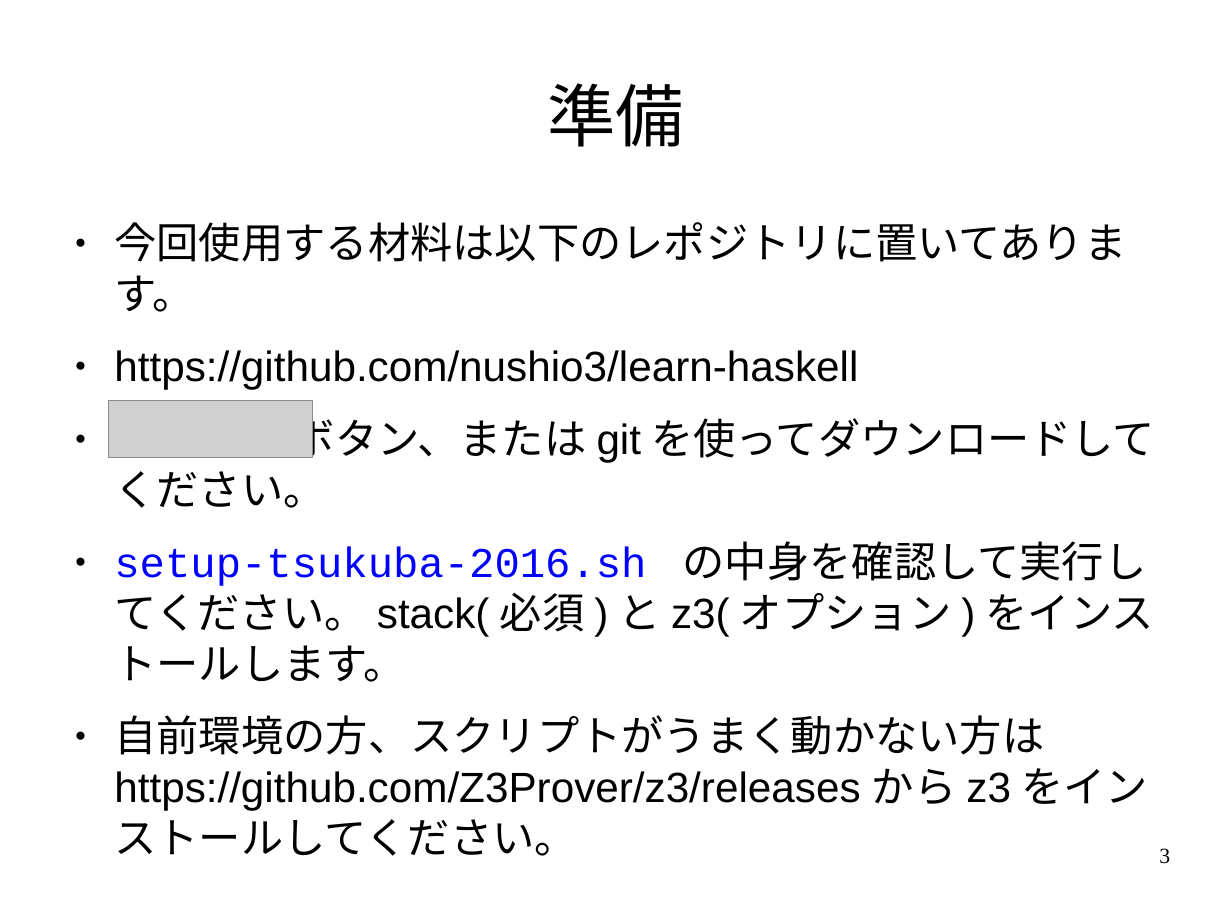
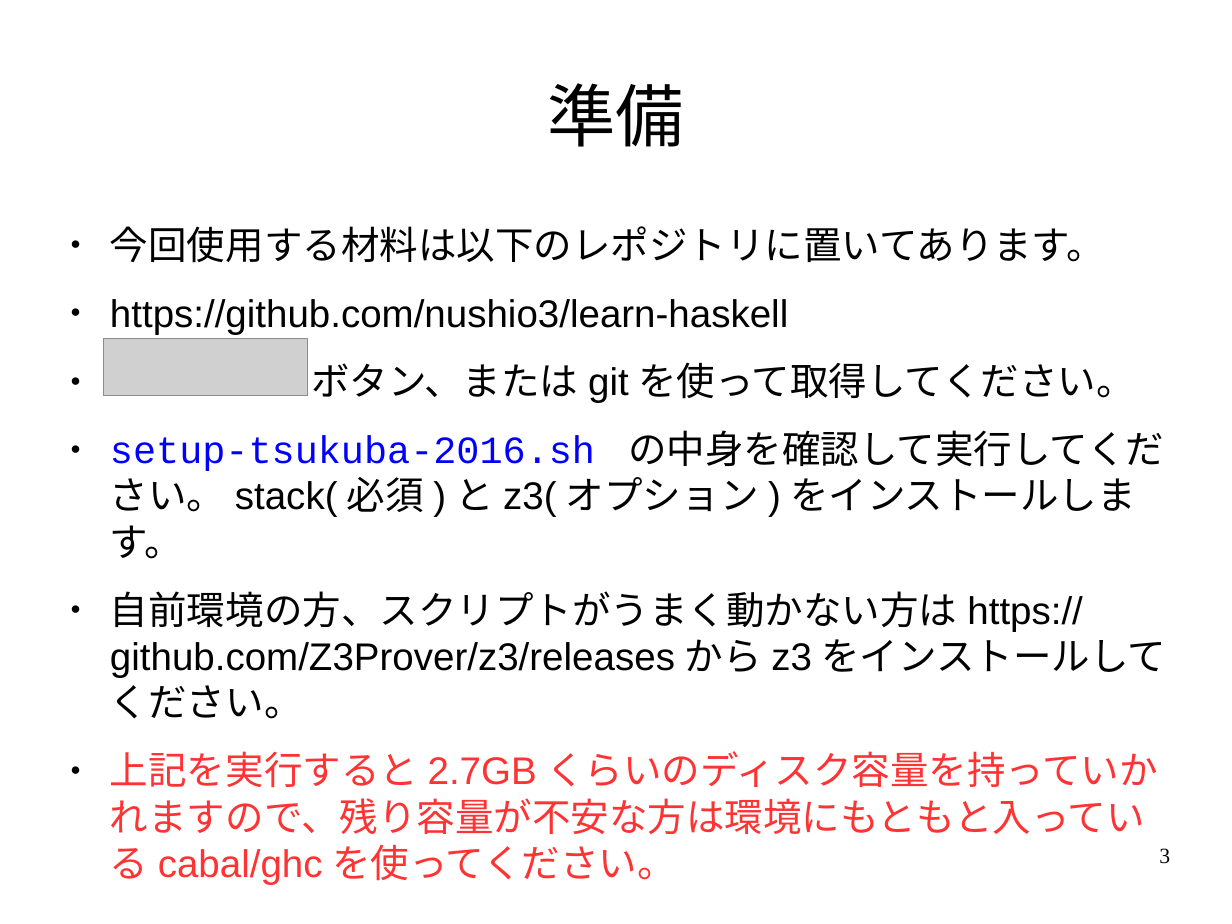
Before and after one commit to nushio3/learn-haskell, a slide deck: slide 3 of Tsukuba-2016.odp. Drawn at 1232x924 pixels with LibreOffice and Linux fonts; fonts in the diff are those of the drawing; grey boxes stand for pictures. Boxes give left, top, right and bottom in pixels: in the first picture for what was removed or moved away, otherwise in the second. Text is boxed around its words. In the diff, an @@ line names an element or a change of style, - is before the commit and + after.

```diff
--- a/Tsukuba-2016.odp
+++ b/Tsukuba-2016.odp
@@ text at (110,226,1164,719): size 27.2 to 24.8 pt in "今回使用する材料は以下のレポジトリに置いてあります。", "https://github.com/nushio3/learn-haskell", "setup-tsukuba-2016.sh の中身を確認して実行してください。stack(必須)とz3(オプション)をイ ...", "自前環境の方、スクリプトがうまく動かない方はhttps://github.com/Z3Prover/z3/release ..." @@
@@ picture: place and size @@
-picture at (108,400,313,457)
+picture at (104,339,309,396)
@@ text at (311,362,1135,399): text changed; size 27.2 to 24.8 pt @@
-● ボタン、またはgitを使ってダウンロードしてください。
+● ボタン、またはgitを使って取得してください。
@@ text at (110,751,1145,881): paragraph added @@
+● 上記を実行すると2.7GBくらいのディスク容量を持っていかれますので、残り容量が不安な方は環境にもともと入っているcabal/ghcを使ってください。
```
Also in this commit, not shown: 7 other files.
